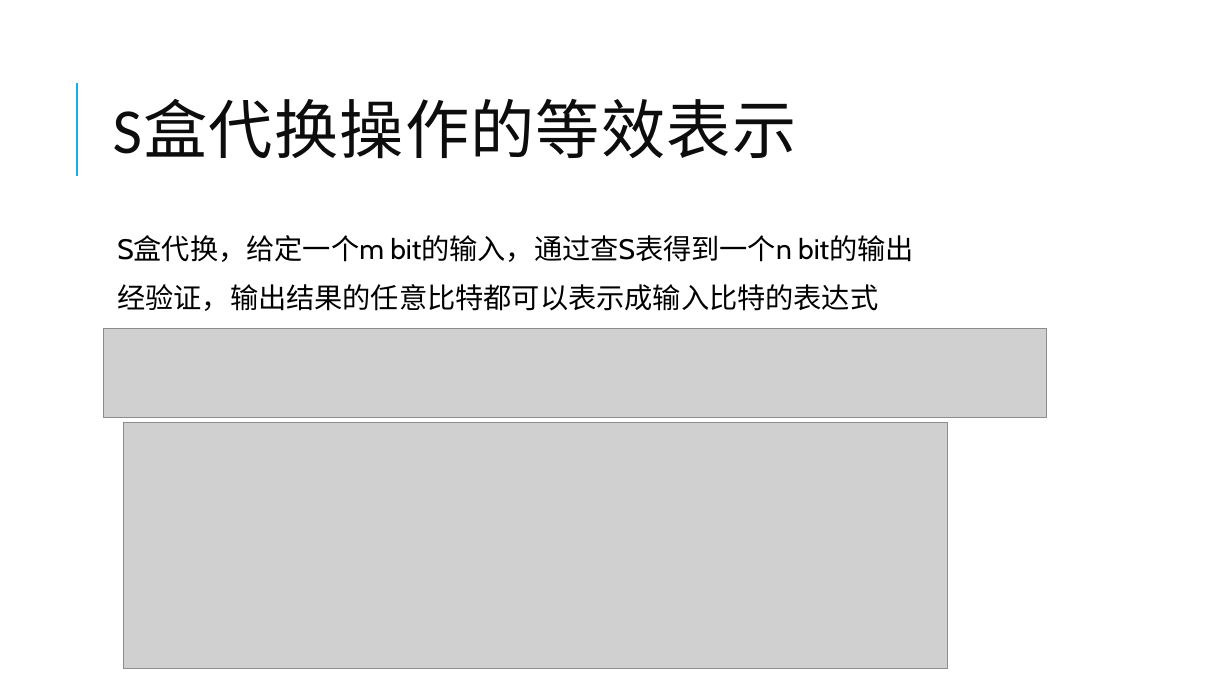
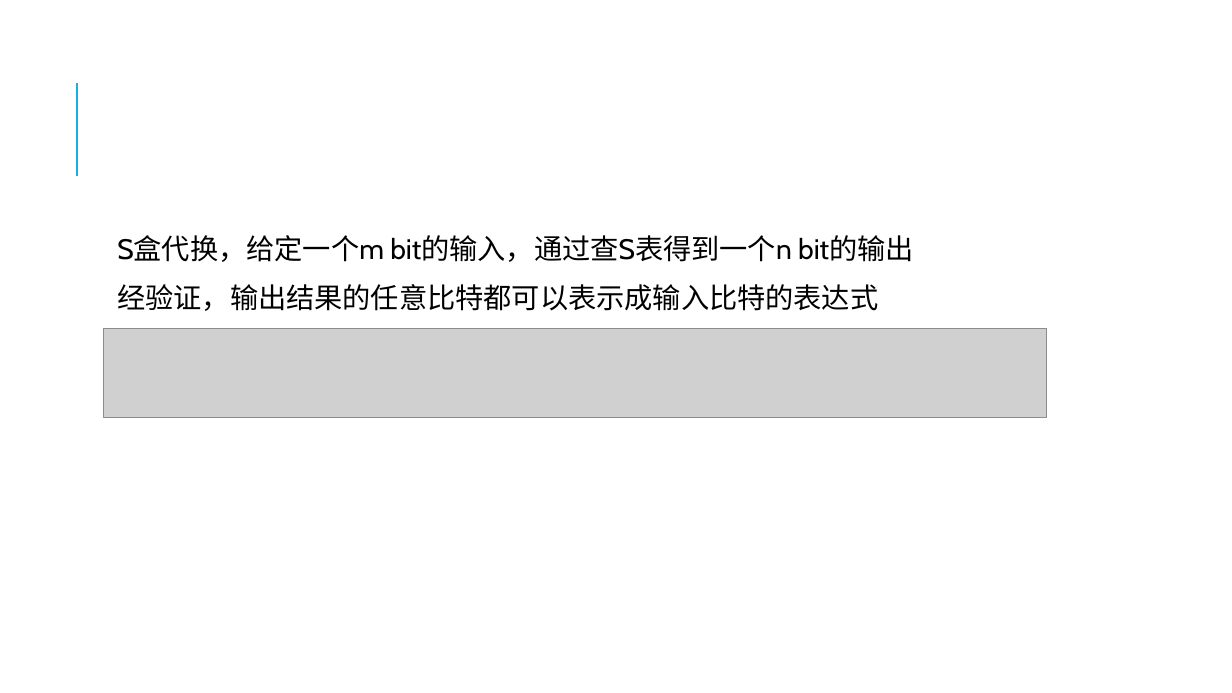
Before and after one commit to yberlin/hello-world, a slide deck: slide 19 of 数电/代数解析器与其密码学领域的应用.pptx. Drawn at 1232x693 pixels with LibreOffice and Linux fonts; fonts in the diff are those of the drawing; grey boxes stand for pictures. Boxes give left, top, right and bottom in pixels: in the first picture for what was removed or moved away, otherwise in the second. Text is boxed around its words. In the diff, an @@ line names an element or a change of style, - is before the commit and + after.

```diff
--- a/数电/代数解析器与其密码学领域的应用.pptx
+++ b/数电/代数解析器与其密码学领域的应用.pptx
@@ title removed at (113, 99, 797, 159) @@
-S盒代换操作的等效表示
@@ picture removed at (123, 422, 947, 669) @@
```
Also in this commit, not shown: 2 other slides changed, 1 slide added, 2 other files.
